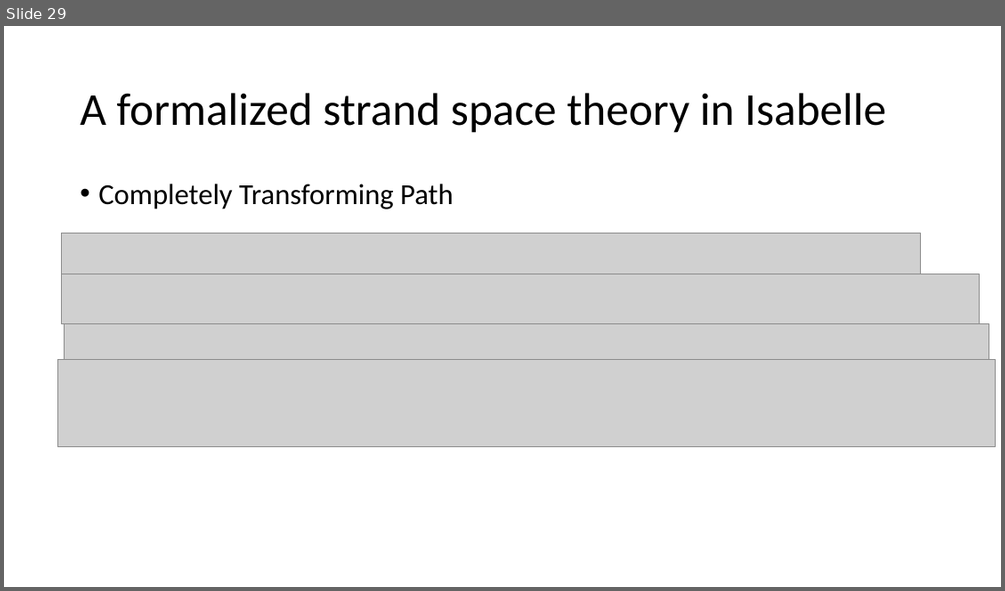
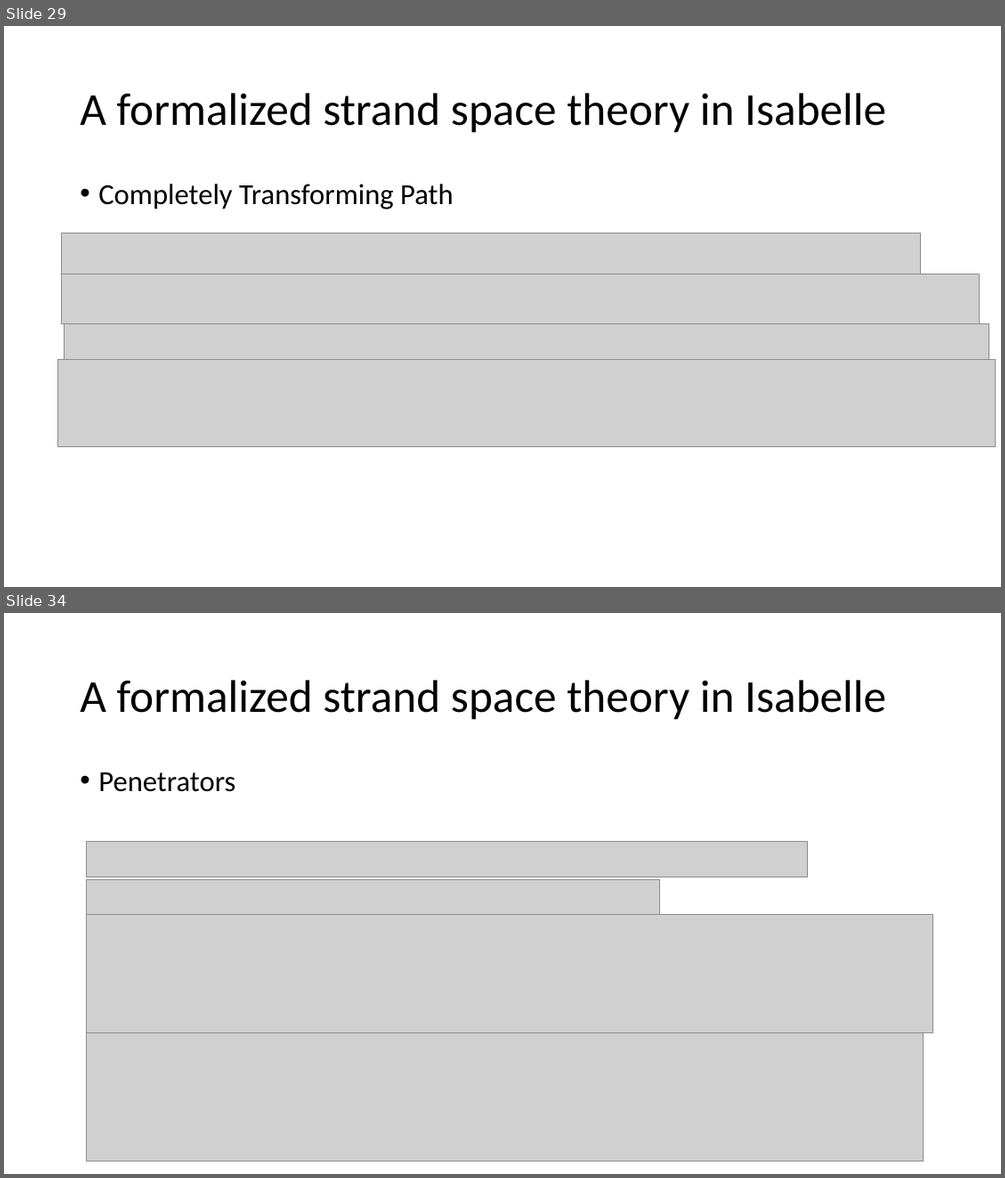
Before and after one commit to bacmive/paper_notes, a slide deck: notes7-strand space.pptx. Shown one above the other, each under a label of ours: slide 29 before the commit, slides 29 and 34 after it; the slides between them are not shown. The pictures are 1005x591 and 1005x1178 pixels, drawn with LibreOffice and Linux fonts; fonts in the diff are those of the drawing; grey boxes stand for pictures. Boxes give left, top, right and bottom in pixels: in the first picture for what was removed or moved away, otherwise in the second. Text is boxed around its words. In the diff, an @@ line names an element or a change of style, - is before the commit and + after.

Commit message:
strand

```diff
--- a/notes7-strand space.pptx
+++ b/notes7-strand space.pptx
@@ slide 34 added at [4, 613, 1001, 1174], background #FFFFFF @@
@@ title added at [80, 680, 886, 720], 44 pt, text #000000 @@
+A formalized strand space theory in Isabelle
@@ text added at [98, 772, 235, 792], 28 pt, text #000000 @@
+• Penetrators
@@ picture added at [86, 841, 807, 877] @@
@@ picture added at [86, 880, 659, 915] @@
@@ picture added at [86, 915, 932, 1032] @@
@@ picture added at [86, 1032, 923, 1160] @@
```
Also in this commit, not shown: 1 slide changed, 4 other slides added, 1 slide removed.
